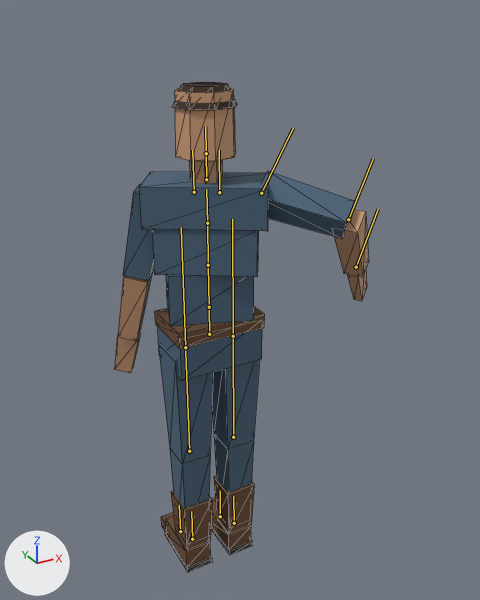
What one commit did to the glTF model starter-character/assets/starter-character/starter-character.glb.
The view is the same before and after, from a camera (50 mm lens) standing at (-0.886, -1.823, 1.963) and looking at (0.118, 0.001, 1.051). Lighting does not change. The marker at lower left points along +X, +Y and +Z. The older version comes first. Both versions are drawn at frame 0 of the action 'strike'; the numbers are the values there. The bones that change, and the others that lie on the model, are drawn over the model as lines. Mesh edges are drawn as thin lines.

Names of what the first picture shows: 'starter-character.001'.
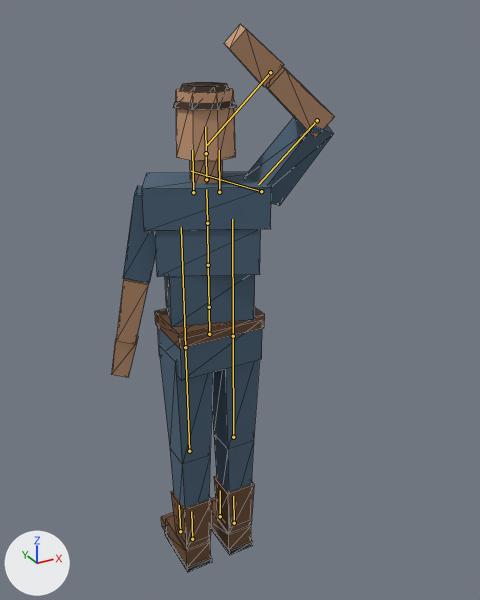
Changed parts and their boxes [x1, y1, x2, y2] in the pictures (480 x 600 px):
'starter-character.001', posed (13% narrower, 12% taller): before [115, 82, 369, 572]; after [112, 24, 334, 572]
bone 'rightUpperArm', root to tip: before (261, 193) to (293, 128); after (261, 191) to (191, 171)
bone 'rightLowerArm', root to tip: before (348, 219) to (373, 158); after (317, 120) to (258, 184)

What the commit changed:
Bone 'spine' (bone_spine) turns from (0, -20, 0) to (0, -17, 0) degrees about its own x, y and z.
Bone 'chest' (bone_chest) turns from (0, -11, 0) to (0, -9, 0) degrees about its own x, y and z.
Bone 'rightUpperArm' (bone_rightupperarm) turns from (-50, -16, -13) to (34, -14, 56) degrees about its own x, y and z.
Bone 'rightLowerArm' (bone_rightlowerarm) turns from (0, 77, 0) to (8, 2, 75) degrees about its own x, y and z.
